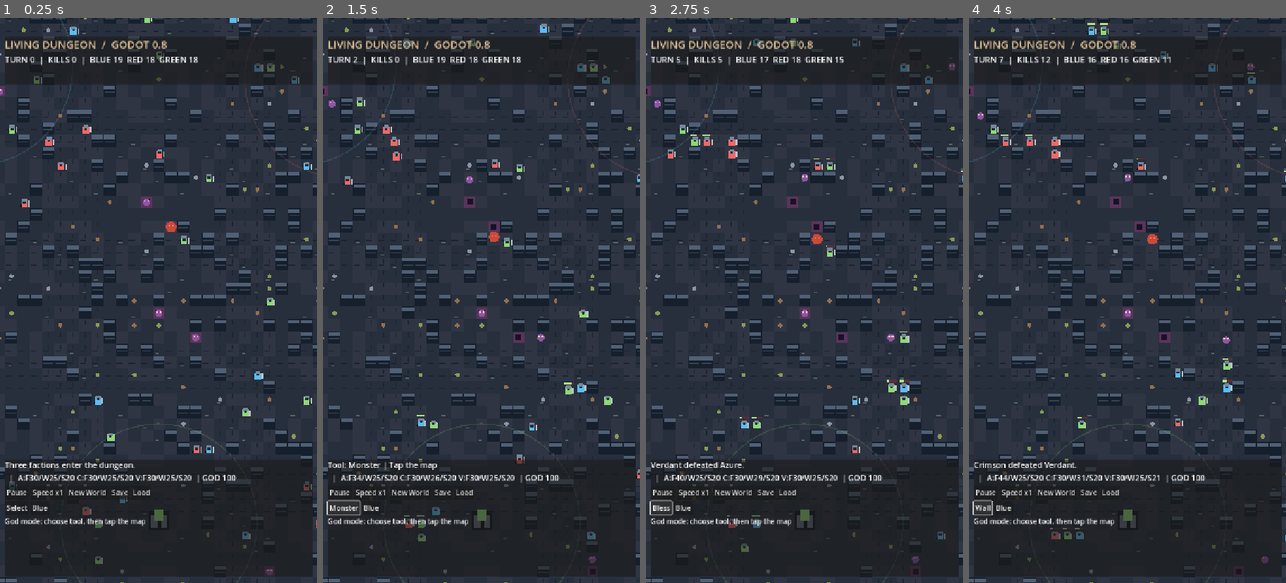
Above: before the commit, frames 1-4 (left to right).
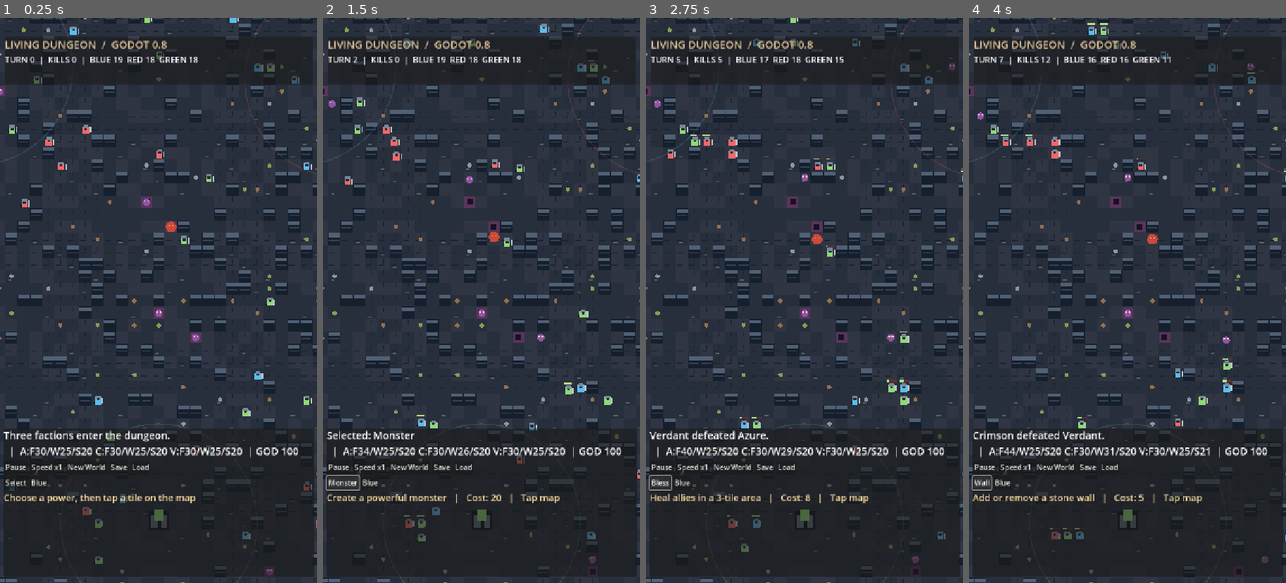
Above: after the commit, the same moments.

Repository: Garchita098/Akudama-Builder
Game: Godot game, scene res://Main.tscn
The game is run twice, just before and just after one commit, with the same random seed, the same clock (stepped at 60 frames per second) and the same inputs.
Inputs:
- Up to frame 1 (0.25 s): no input
- Up to frame 2 (1.5 s): click "Select" at 0.5 s; click "Spawn" at 1.25 s
- Up to frame 3 (2.75 s): click "Monster" at 2 s
- Up to frame 4 (4 s): click "Bless" at 2.75 s; click "Strike" at 3.5 s

The runs differ from the first frame. In frame 1, 4.9% of the frame differs, in the area x 1-100%, y 72-99%; in frame 2, 4.9%, in the area x 0-100%, y 72-99%; in frame 3, 4.8%; in frame 4, 4.8%.

Commit message:
Make God powers visible: animated meteor impact wall highlighting and legible HUD

Diff:
--- a/projects/dungeon_godot/world.gd
+++ b/projects/dungeon_godot/world.gd
@@ -26,6 +26,7 @@
 var god_button: Button
 var god_team_button: Button
 var effect_marks: Array = []
+var tool_hint: Label
 var turn := 0
 var deaths := 0
 var rng := RandomNumberGenerator.new()
@@ -69,13 +70,14 @@
     status.add_theme_font_size_override("font_size", 19)
     headbox.add_child(status)
     var bottom := PanelContainer.new()
-    bottom.position = Vector2(10, 1000)
-    bottom.size = Vector2(700, 265)
+    bottom.position = Vector2(8, 930)
+    bottom.size = Vector2(704, 335)
     overlay.add_child(bottom)
     var stack := VBoxContainer.new()
     bottom.add_child(stack)
     details = Label.new()
-    details.add_theme_font_size_override("font_size", 18)
+    details.add_theme_font_size_override("font_size", 23)
+    details.autowrap_mode = TextServer.AUTOWRAP_WORD_SMART
     stack.add_child(details)
     var buttons := HBoxContainer.new()
     stack.add_child(buttons)
@@ -103,8 +105,10 @@
     god_team_button.pressed.connect(cycle_god_team)
     powers.add_child(god_team_button)
     var action_hint := Label.new()
-    action_hint.text = "God mode: choose tool, then tap the map"
-    action_hint.add_theme_font_size_override("font_size",16)
+    action_hint.text = "Choose a power, then tap a tile on the map"
+    action_hint.add_theme_font_size_override("font_size",21)
+    tool_hint = action_hint
+    tool_hint.add_theme_color_override("font_color",Color("#ffe0a3"))
     stack.add_child(action_hint)
     var save_button := Button.new()
     save_button.text = "Save"
@@ -179,6 +183,7 @@
 
 func _process(delta: float) -> void:
     if speed == 0:
+        queue_redraw()
         return
     sim_accum += delta * speed
     while sim_accum >= 0.55:
@@ -189,7 +194,7 @@
 func simulate() -> void:
     turn += 1
     god_power = mini(100, god_power + 1)
-    effect_marks = effect_marks.filter(func(e): return int(e.until) > turn)
+    effect_marks = effect_marks.filter(func(e): return int(e.until_ms) > Time.get_ticks_msec())
     update_economy()
     update_monsters()
     update_magic()
@@ -555,8 +560,19 @@
         draw_rect(Rect2(Vector2.ZERO,Vector2(GRID)*TILE),Color(0.22,0.02,0.12,0.10 if calamity == 2 else 0.05))
     for mark in effect_marks:
         var center: Vector2 = Vector2(mark.p) * TILE + Vector2(15,15)
-        var power_color := Color("#ffd37e") if int(mark.kind) == 1 else Color("#e14c75")
-        draw_arc(center, float(10 + (int(mark.until)-turn)*2),0,TAU,32,power_color,3)
+        var time_left: float = clampf(float(int(mark.until_ms) - Time.get_ticks_msec()) / 1350.0,0.0,1.0)
+        var radius: float = lerpf(10.0,75.0,1.0-time_left)
+        var kind: int = int(mark.kind)
+        var power_color: Color = Color("#fff2a5") if kind == 4 else (Color("#72ddff") if kind == 5 else Color("#ec75e0"))
+        draw_circle(center,14.0 + 30.0*time_left,Color(power_color.r,power_color.g,power_color.b,0.20*time_left))
+        draw_arc(center,radius,0,TAU,40,Color(power_color.r,power_color.g,power_color.b,time_left),5)
+        if kind == 4:
+            draw_line(center-Vector2(56,180)*time_left,center,Color("#ffb23a"),maxf(3.0,14.0*time_left))
+            draw_circle(center,9.0+28.0*time_left,Color("#ff7b2e"))
+            draw_arc(center,radius*0.75,0,TAU,32,Color("#ffe89b"),3)
+        elif kind == 5:
+            draw_rect(Rect2(Vector2(mark.p)*TILE,Vector2(TILE,TILE)),Color("#9ee8ff"))
+            draw_arc(center,24,0,TAU,20,Color("#ffffff"),3)
     var tween: float = clamp(sim_accum / 0.55, 0.0, 1.0)
     tween = tween * tween * (3.0 - 2.0 * tween)
     for m in monsters:
@@ -584,7 +600,10 @@
 func cycle_god_mode() -> void:
     god_mode = (god_mode + 1) % 7
     god_button.text = ["Select","Spawn","Monster","Bless","Strike","Wall","Plague"][god_mode]
-    events = "Tool: " + god_button.text + " | Tap the map"
+    var costs := [0,12,20,8,15,5,25]
+    var descriptions := ["Inspect NPCs","Summon faction soldier","Create a powerful monster","Heal allies in a 3-tile area","Meteor: 3-tile explosion","Add or remove a stone wall","Unleash a plague"]
+    tool_hint.text = descriptions[god_mode] + "   |   Cost: " + str(costs[god_mode]) + "   |   Tap map"
+    events = "Selected: " + god_button.text
     refresh()
 
 func cycle_god_team() -> void:
@@ -625,13 +644,15 @@
                 m.hp -= 8
     elif god_mode == 5:
         if occupied_tile(p) or monster_at(p):
+            events = "Tile occupied; choose an empty square"
+            refresh()
             return
         terrain[p.y][p.x] = 1 if terrain[p.y][p.x] == 0 else 0
     elif god_mode == 6:
         calamity = 1
         catastrophe_until = turn + 40
     god_power -= cost
-    effect_marks.append({"p":p,"kind":god_mode,"until":turn+9})
+    effect_marks.append({"p":p,"kind":god_mode,"until_ms":Time.get_ticks_msec()+1350})
     events = ["","A hero arrives","A boss manifests","Divine blessing","Meteor strike","Terrain reshaped","Plague unleashed"][god_mode]
     remember(events)
     refresh()
